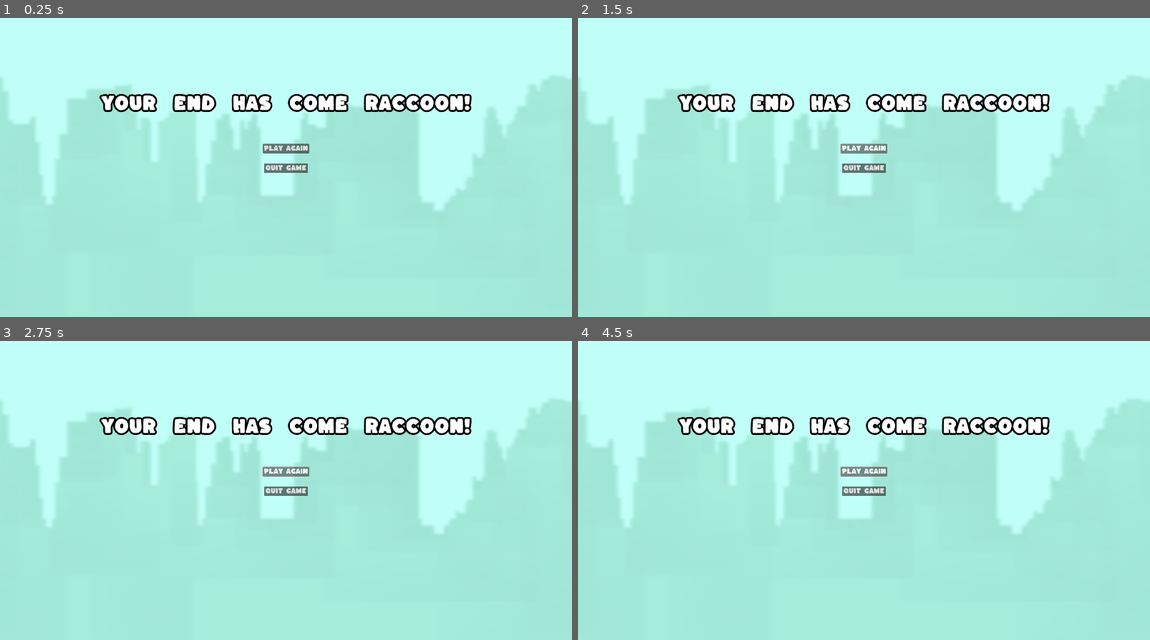
Above: before the commit, frames 1-4 (two rows, left to right).
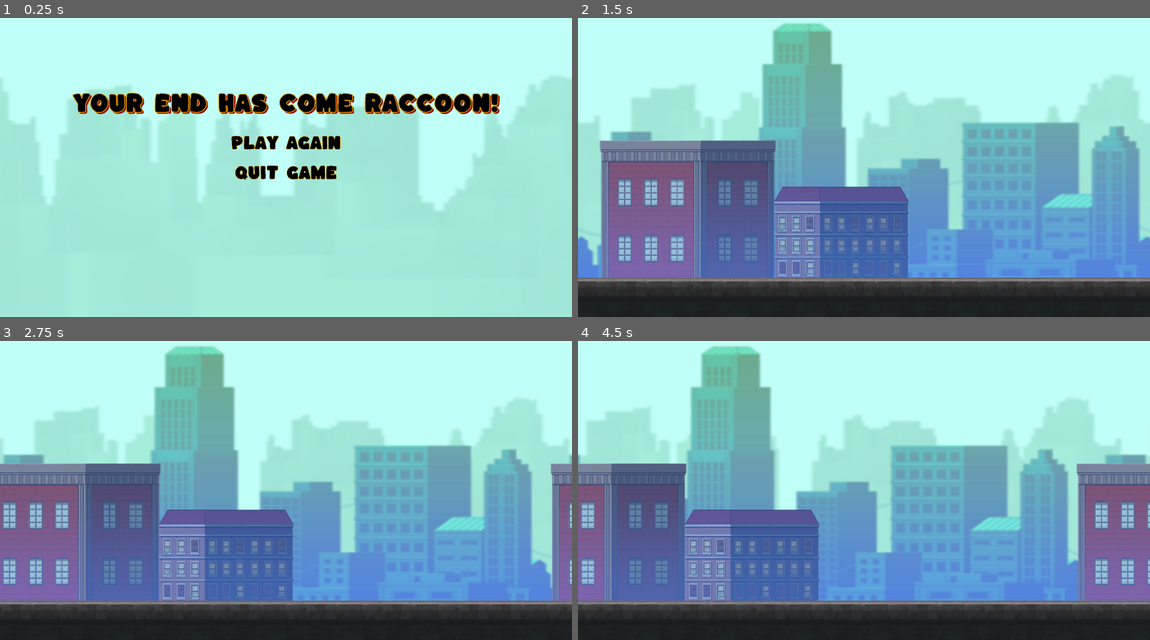
Above: after the commit, the same moments.

Repository: plagunas2/RaccoonBandit
Game: Godot game, scene res://Scenes/Menus/game_over_menu.tscn
Two runs of this game, one before a commit and one after it. Both use one fixed random seed, a clock stepped at 60 frames per second and the inputs below. The project has no main scene, so this scene is started directly.
Inputs (mouse positions are in pixels of both pictures, inside the frame that each line leads up to):
- Up to frame 1 (0.25 s): no input
- Up to frame 2 (1.5 s): click "Play Again" at 0.5 s; click (864, 149) at 1.25 s, where only the run before the commit has a clickable "Play Again"
- Up to frame 3 (2.75 s): click (286, 472) at 2 s, where only the run before the commit has a clickable "Play Again"
- Up to frame 4 (4.5 s): hold Right (right) 2.78-4.28 s; tap W (jump) at 3.02, 3.77 s; hold Left (ui_left) from 4.28 s (still down)

The runs differ from the first frame. In frame 1, 5.6% of the frame differs, in the area x 12-88%, y 24-55%; in frame 2, 66%; in frame 3, 69%; in frame 4, 72%, in the area x 0-100%, y 1-100%.

Commit message:
styling
changed styling for game over screen

Diff:
--- a/RaccoonBandit_prototype1/Scenes/Menus/Game Over Menu.gd
+++ b/RaccoonBandit_prototype1/Scenes/Menus/Game Over Menu.gd
@@ -3,7 +3,7 @@
 
 
 func _on_retry_pressed():
-	get_tree().change_scene_to_file("res://Scenes/main_level.tscn")
+	get_tree().change_scene_to_file("res://Scenes/mainScene.tscn")
 
 func _on_quit_pressed():
 	get_tree().quit()
--- a/RaccoonBandit_prototype1/Scenes/Menus/game_over_menu.tscn
+++ b/RaccoonBandit_prototype1/Scenes/Menus/game_over_menu.tscn
@@ -1,16 +1,17 @@
-[gd_scene load_steps=6 format=3 uid="uid://cchg0xy6ahlqh"]
+[gd_scene load_steps=7 format=3 uid="uid://cchg0xy6ahlqh"]
 
-[ext_resource type="Script" path="res://UI/GameOver/Game Over Menu.gd" id="1_7hun4"]
-[ext_resource type="Texture2D" uid="uid://ckrgn3n5t4te1" path="res://Assets/Background_Layer_1.png" id="2_2jssk"]
+[ext_resource type="Script" path="res://Scenes/Menus/Game Over Menu.gd" id="1_7hun4"]
+[ext_resource type="Texture2D" uid="uid://ckrgn3n5t4te1" path="res://Assets/Background/Background_Layer_1.png" id="2_2jssk"]
+[ext_resource type="FontFile" uid="uid://dumj75rt8ukae" path="res://Assets/Fonts/Kaph-Regular.ttf" id="3_t2t50"]
 
-[sub_resource type="SystemFont" id="SystemFont_6y5kr"]
-font_names = PackedStringArray("Impact")
+[sub_resource type="FontVariation" id="FontVariation_2ja0q"]
+base_font = ExtResource("3_t2t50")
 
-[sub_resource type="SystemFont" id="SystemFont_4iibr"]
-font_names = PackedStringArray("Impact")
+[sub_resource type="FontVariation" id="FontVariation_pkwmq"]
+base_font = ExtResource("3_t2t50")
 
-[sub_resource type="SystemFont" id="SystemFont_yajq8"]
-font_names = PackedStringArray("Impact", "", "", "", "", "", "", "", "", "", "", "")
+[sub_resource type="FontVariation" id="FontVariation_grft5"]
+base_font = ExtResource("3_t2t50")
 
 [node name="Game Over Menu" type="Control"]
 layout_mode = 3
@@ -53,13 +54,17 @@
 
 [node name="Label" type="Label" parent="MarginContainer/VBoxContainer"]
 layout_mode = 2
-theme_override_colors/font_outline_color = Color(0, 0, 0, 1)
-theme_override_constants/outline_size = 24
-theme_override_fonts/font = SubResource("SystemFont_6y5kr")
-theme_override_font_sizes/font_size = 55
-text = "YOUR  END  HAS  COME  RACCOON!"
+theme_override_colors/font_color = Color(0, 0, 0, 1)
+theme_override_colors/font_shadow_color = Color(0.545098, 0, 0, 1)
+theme_override_colors/font_outline_color = Color(0.92549, 0.666667, 0, 1)
+theme_override_constants/shadow_offset_x = 5
+theme_override_constants/shadow_offset_y = 5
+theme_override_constants/outline_size = 10
+theme_override_constants/shadow_outline_size = 5
+theme_override_fonts/font = SubResource("FontVariation_2ja0q")
+theme_override_font_sizes/font_size = 70
+text = "YOUR END HAS COME RACCOON!"
 horizontal_alignment = 1
-vertical_alignment = 1
 
 [node name="HBoxContainer" type="HBoxContainer" parent="MarginContainer"]
 layout_mode = 2
@@ -78,9 +83,13 @@
 layout_mode = 2
 size_flags_horizontal = 4
 size_flags_vertical = 4
-theme_override_fonts/font = SubResource("SystemFont_4iibr")
-theme_override_font_sizes/font_size = 20
+theme_override_colors/font_color = Color(0, 0, 0, 1)
+theme_override_colors/font_outline_color = Color(0.92549, 0.666667, 0, 1)
+theme_override_constants/outline_size = 5
+theme_override_fonts/font = SubResource("FontVariation_pkwmq")
+theme_override_font_sizes/font_size = 50
 text = "Play Again"
+flat = true
 
 [node name="Separator3" type="Control" parent="MarginContainer/HBoxContainer/VBoxContainer"]
 layout_mode = 2
@@ -90,9 +99,13 @@
 layout_mode = 2
 size_flags_horizontal = 4
 size_flags_vertical = 4
-theme_override_fonts/font = SubResource("SystemFont_yajq8")
-theme_override_font_sizes/font_size = 20
+theme_override_colors/font_color = Color(0, 0, 0, 1)
+theme_override_colors/font_outline_color = Color(0.92549, 0.666667, 0, 1)
+theme_override_constants/outline_size = 5
+theme_override_fonts/font = SubResource("FontVariation_grft5")
+theme_override_font_sizes/font_size = 50
 text = "Quit Game"
+flat = true
 
 [connection signal="pressed" from="MarginContainer/HBoxContainer/VBoxContainer/Retry" to="." method="_on_retry_pressed"]
 [connection signal="pressed" from="MarginContainer/HBoxContainer/VBoxContainer/Quit" to="." method="_on_quit_pressed"]
Renamed: RaccoonBandit_prototype1/Scenes/Menus/HUD.gd -> RaccoonBandit_prototype1/HUD/HUD.gd
Renamed: RaccoonBandit_prototype1/Scenes/Menus/hud.tscn -> RaccoonBandit_prototype1/HUD/hud.tscn
